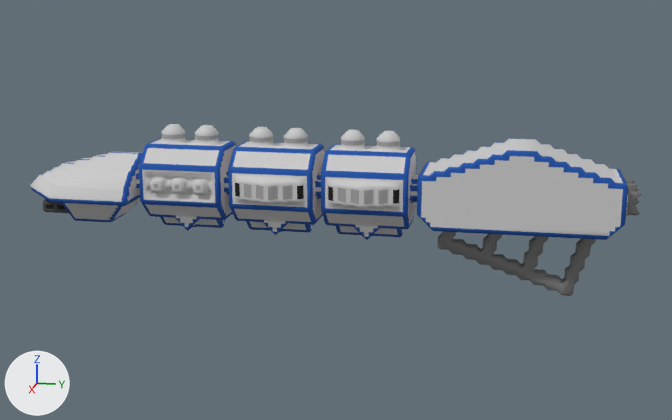
The OBJ model src/jsMain/resources/meshes/diadochi-4-scylla-class.obj: old version first, new version second.
Both versions are drawn from a 50 mm lens placed at (201.8, 45.1, 67.0), pointed at (-0.7, 4.6, 16.4). The axes (+X, +Y, +Z) are drawn at lower left. The lights are the same throughout. Where no turn or scale is listed for an object, it has been applied to the vertices.

The older version as bpy lines, for what is in view:
```python
me_diadochi_4_scylla_class = bpy.data.meshes.new('diadochi-4-scylla-class')
me_diadochi_4_scylla_class.from_pydata(...)  # 3810 vertices, 7098 faces; spans x -11.5..11.5, y -70.0..70.0, z -0.1..34.9
me_diadochi_4_scylla_class.materials.append(mat_diadochi_4_scylla_class)
ob_diadochi_4_scylla_class = bpy.data.objects.new('diadochi-4-scylla-class', me_diadochi_4_scylla_class)
ob_diadochi_4_scylla_class.location = (0.0, 0.0, 0.0)
```
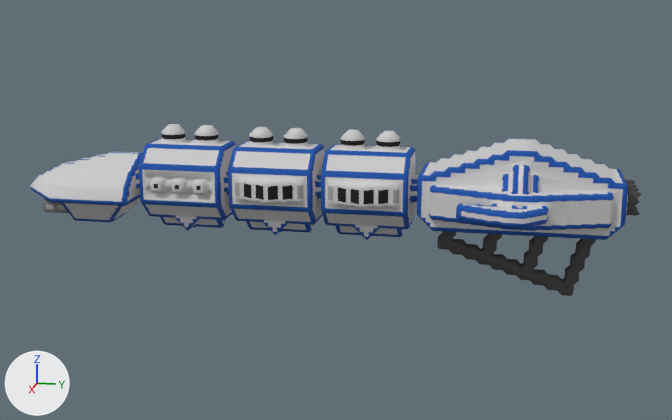
The edits, one by one:
me_diadochi_4_scylla_class is used by ob_diadochi_4_scylla_class; location (0.0, 0.0, 0.0).
me_diadochi_4_scylla_class had 3810 vertices, 7098 faces and spanned x -11.5..11.5, y -70.0..70.0, z -0.1..34.9.
me_diadochi_4_scylla_class now has 5028 vertices, 9476 faces and spans x -21.5..21.5, y -70.0..70.0, z -0.1..34.9.
me_diadochi_4_scylla_class part 1: 5 vertices moved from x -1.0..6.0, y -35.5..69.0, z 23.4..34.4 to x -1.0..5.5, y -35.0..69.5, z 22.4..33.9; 25 vertices removed from x -6.0..11.0, y -40.8..69.5, z 5.9..34.4; 1244 vertices added at x -21.5..21.5, y -39.5..69.0, z 11.9..34.4.
me_diadochi_4_scylla_class part 2: 1206 kept faces spanning x -11.5..11.5, y -69.0..70.0, z -0.1..32.9 get new texture (UV) coordinates.

Where the change shows, as pixel boxes (x1, y1, x2, y2) in the pictures (672 x 420 px):
'diadochi-4-scylla-class', reshaped: before (31, 124, 642, 296); after (31, 124, 641, 296)
part 1 of me_diadochi_4_scylla_class, built on: before (146, 126, 640, 203); after (145, 126, 640, 240)
part 2 of me_diadochi_4_scylla_class, surface changed (grey to black): (43, 133, 641, 296) in both
